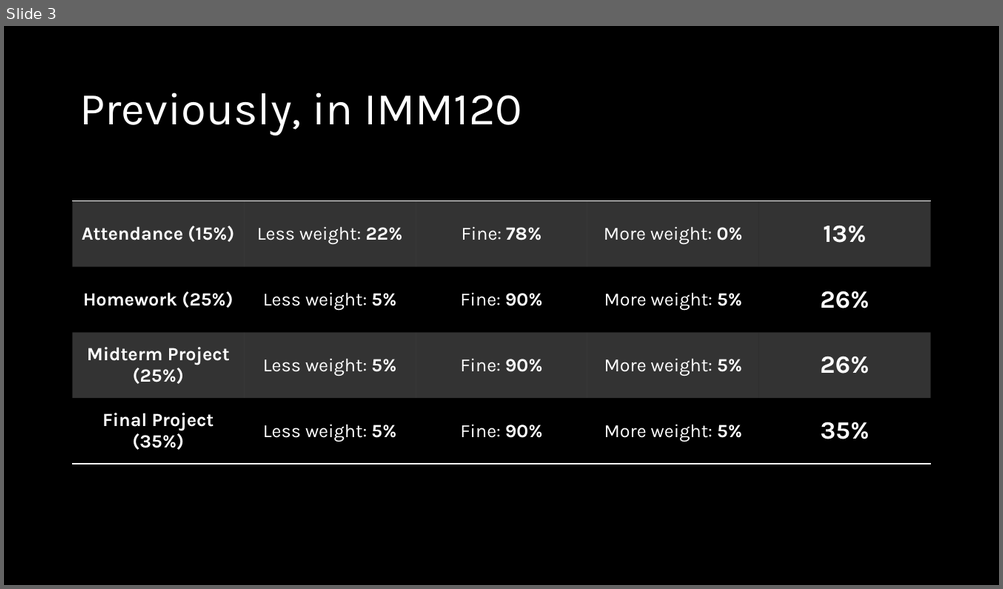
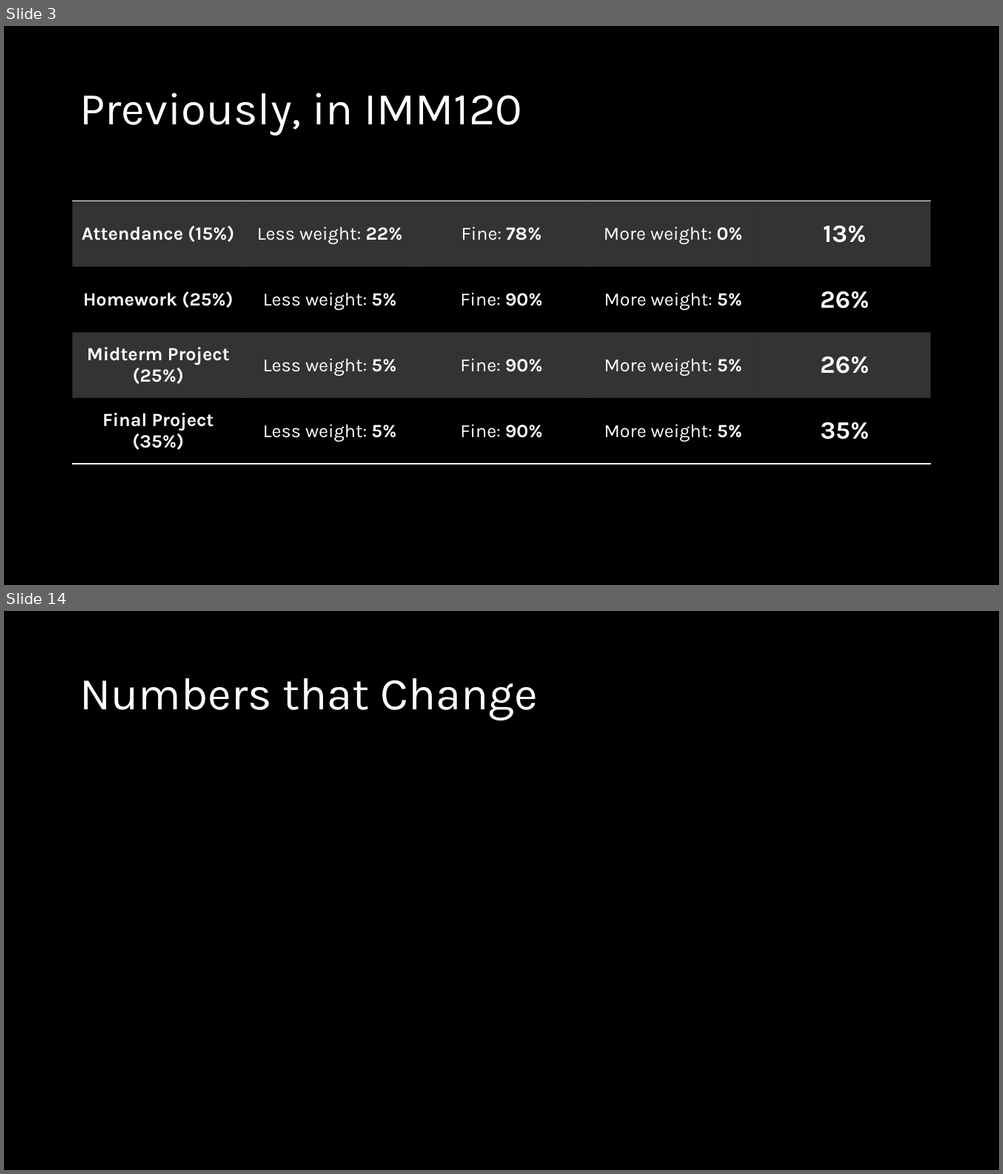
Before and after one commit to crhallberg/IMM120, a slide deck: Presentations/Sept 11 - Class 2.pptx. Shown one above the other, each under a label of ours: slide 3 before the commit, slides 3 and 14 after it; the slides between them are not shown. The pictures are 1003x589 and 1003x1174 pixels, drawn with LibreOffice and Linux fonts; fonts in the diff are those of the drawing. Boxes give left, top, right and bottom in pixels: in the first picture for what was removed or moved away, otherwise in the second. Text is boxed around its words. In the diff, an @@ line names an element or a change of style, - is before the commit and + after.

```diff
--- a/Presentations/Sept 11 - Class 2.pptx
+++ b/Presentations/Sept 11 - Class 2.pptx
@@ slide 14 added at [4, 611, 999, 1170], background #000000 @@
@@ title added at [79, 678, 538, 721], 44 pt, text #FFFFFF @@
+Numbers that Change
```
Also in this commit, not shown: 13 other slides added, 3 other files.
